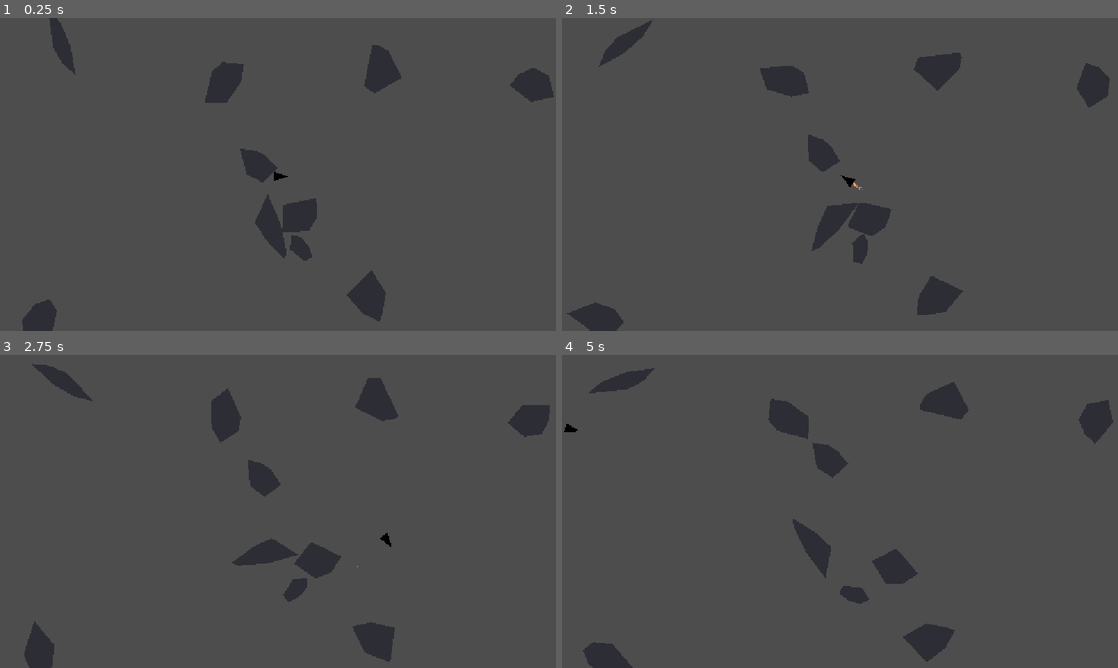
Above: before the commit, frames 1-4 (two rows, left to right).
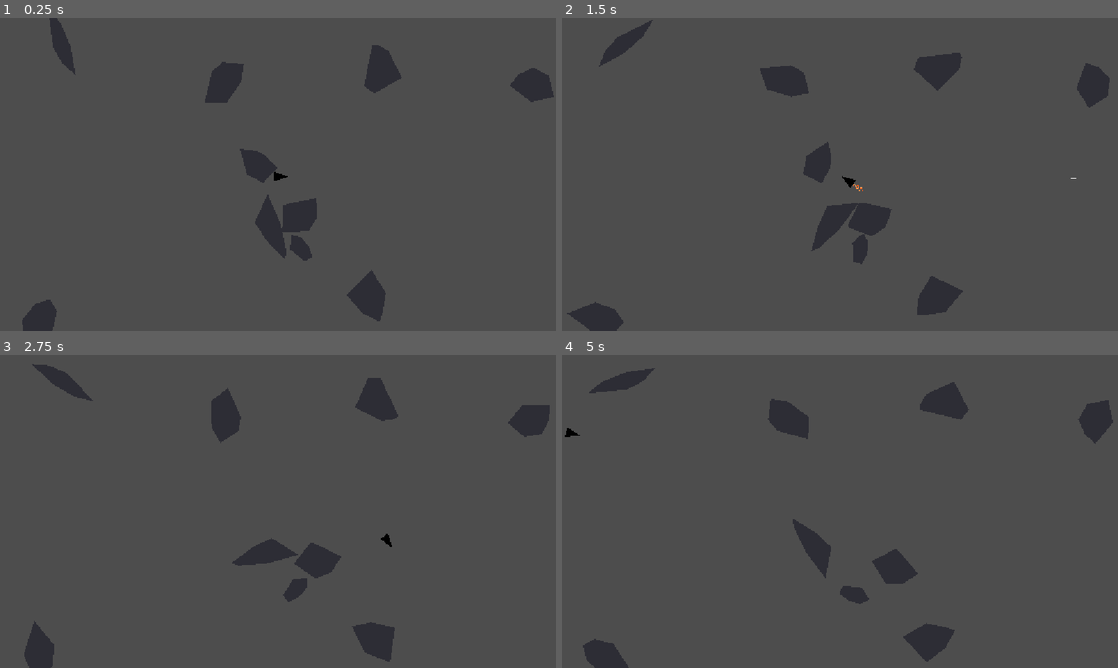
Above: after the commit, the same moments.

Repository: ProudFridge/Asteroids
Game: Godot game, scene res://scenes/game/game.tscn
Same seed, same stepped clock (60 frames per second), same inputs: the game is played once before the commit and once after it.
Inputs (mouse positions are in pixels of both pictures, inside the frame that each line leads up to):
- Up to frame 1 (0.25 s): no input
- Up to frame 2 (1.5 s): tap Enter at 0.5 s; move the mouse to (962, 158) at 0.52 s; hold D (turn_right) 0.53-1.28 s; hold Space (shoot, bound only after the commit) 0.53-1.28 s; click (962, 158) at 0.67 s; move the mouse to (728, 190) at 1.27 s; hold S (backwards) from 1.28 s (still down); tap Space (shoot, bound only after the commit) at 1.35 s
- Up to frame 3 (2.75 s): move the mouse to (333, 442) at 2.02 s; release S (backwards) at 2.03 s; hold D (turn_right) from 2.03 s (still down); hold Space (shoot, bound only after the commit) from 2.03 s (still down); tap Alt at 2.1 s
- Up to frame 4 (5 s): move the mouse to (812, 574) at 2.77 s; release D (turn_right) at 2.78 s; release Space (shoot, bound only after the commit) at 2.78 s; hold W (forwards) 2.78-3.53 s; tap Shift at 2.85 s; click (812, 574) at 2.92 s; tap Space (shoot, bound only after the commit) at 3.05, 4.35 s; move the mouse to (1006, 558) at 3.52 s; hold Space (shoot, bound only after the commit) 3.53-4.28 s; hold A (turn_left) from 3.53 s (still down); move the mouse to (673, 464) at 4.27 s

The runs differ from the first frame. In frame 1, less than 0.1% of the frame differs, in the area x 43-52%, y 41-53%; in frame 2, 0.4%; in frame 3, 0.4%; in frame 4, 0.6%, in the area x 0-52%, y 22-100%.

Commit message:
Add the ability to shoot and destroy asteroids

Diff:
--- a/player.gd
+++ b/player.gd
@@ -1,5 +1,5 @@
 extends CharacterBody2D
-
+class_name Player
 
 const accel: float = 5.0
 var maxSpeed: float = INF
--- a/project.godot
+++ b/project.godot
@@ -61,6 +61,16 @@
 "events": [Object(InputEventKey,"resource_local_to_scene":false,"resource_name":"","device":-1,"window_id":0,"alt_press …(195 unchanged characters)…
 ]
 }
+pause={
+"deadzone": 0.2,
+"events": [Object(InputEventKey,"resource_local_to_scene":false,"resource_name":"","device":-1,"window_id":0,"alt_pressed":false,"shift_pressed":false,"ctrl_pressed":false,"meta_pressed":false,"pressed":false,"keycode":0,"physical_keycode":49,"key_label":0,"unicode":49,"location":0,"echo":false,"script":null)
+]
+}
+shoot={
+"deadzone": 0.2,
+"events": [Object(InputEventKey,"resource_local_to_scene":false,"resource_name":"","device":-1,"window_id":0,"alt_pressed":false,"shift_pressed":false,"ctrl_pressed":false,"meta_pressed":false,"pressed":false,"keycode":0,"physical_keycode":32,"key_label":0,"unicode":32,"location":0,"echo":false,"script":null)
+]
+}
 
 [physics]
 
--- a/scenes/asteroid/asteroid.gd
+++ b/scenes/asteroid/asteroid.gd
@@ -2,6 +2,7 @@
 class_name Asteroid
 
 const SPEED: float = 300.0
+var health: float = 100
 @export var rotationSpeed: float = 1
 
 @onready var collision_polygon: CollisionPolygon2D = $CollisionPolygon
@@ -24,6 +25,12 @@
 	# TODO: come back, polygon is supposed to fit inside the bounding box
 	#draw_rect(Rect2(Vector2.ZERO, boundingBox), Color.BLACK, false, 5)
 	pass
+
+# TODO: maybe replace with a component and create a die() function
+func take_damage(damage: float) -> void:
+	health = health - damage
+	if health <= 0:
+		queue_free()
 
 ## Generates a convex polygon with n vertices
 ## taken from https://web.archive.org/web/20260416133431/https://cglab.ca/~sander/misc/ConvexGeneration/convex.html
--- a/scenes/asteroid/asteroid.tscn
+++ b/scenes/asteroid/asteroid.tscn
@@ -5,6 +5,7 @@
 [node name="Asteroid" type="RigidBody2D" unique_id=2077462969]
 rotation = 1.655021
 scale = Vector2(0.99985087, 0.99985087)
+collision_layer = 3
 gravity_scale = 0.0
 angular_damp_mode = 1
 script = ExtResource("1_phgi8")
--- /dev/null
+++ b/scenes/bullet/bullet.gd
@@ -0,0 +1,20 @@
+extends CharacterBody2D
+class_name Bullet
+
+var damage: float = 50
+var speed: float = 500
+
+func _ready() -> void:
+	velocity = speed * Vector2.from_angle(rotation)
+
+func _physics_process(delta: float) -> void:
+	var collision: KinematicCollision2D = move_and_collide(velocity * delta)
+
+	if collision:
+		var body: Node = collision.get_collider()
+		if body is Asteroid:
+			body.take_damage(damage)
+			disappear()
+
+func disappear() -> void:
+	queue_free()
--- /dev/null
+++ b/scenes/bullet/bullet.tscn
@@ -0,0 +1,18 @@
+[gd_scene format=3 uid="uid://c4bego3ny732p"]
+
+[ext_resource type="Script" uid="uid://d20fvly6qkabk" path="res://scenes/bullet/bullet.gd" id="1_7c8un"]
+
+[sub_resource type="RectangleShape2D" id="RectangleShape2D_2m7xh"]
+size = Vector2(10, 2.5)
+
+[sub_resource type="QuadMesh" id="QuadMesh_2m7xh"]
+
+[node name="Bullet" type="CharacterBody2D" unique_id=1057548200]
+script = ExtResource("1_7c8un")
+
+[node name="CollisionShape2D" type="CollisionShape2D" parent="." unique_id=650148437]
+shape = SubResource("RectangleShape2D_2m7xh")
+
+[node name="MeshInstance2D" type="MeshInstance2D" parent="." unique_id=1325296715]
+scale = Vector2(10, 2.5)
+mesh = SubResource("QuadMesh_2m7xh")
--- a/scenes/game/camera_2d.gd
+++ b/scenes/game/camera_2d.gd
@@ -1,5 +1,4 @@
 extends Camera2D
-
 
 # Called when the node enters the scene tree for the first time.
 func _ready() -> void:
--- a/scenes/game/game.gd
+++ b/scenes/game/game.gd
@@ -11,8 +11,3 @@
 		asteroid.position.y = randf_range(0, get_viewport().get_visible_rect().size.y)
 
 		add_child(asteroid)
-
-
-# Called every frame. 'delta' is the elapsed time since the previous frame.
-func _process(delta: float) -> void:
-	pass
--- a/scenes/player/player.tscn
+++ b/scenes/player/player.tscn
@@ -1,6 +1,7 @@
 [gd_scene format=3 uid="uid://s0kngucv0cnl"]
 
 [ext_resource type="Script" uid="uid://c22t4omm5wesk" path="res://player.gd" id="1_8afob"]
+[ext_resource type="Script" uid="uid://bvpns05ap0kn7" path="res://scenes/shoot_component/shoot_component.gd" id="2_dovo2"]
 
 [sub_resource type="ParticleProcessMaterial" id="ParticleProcessMaterial_2m7xh"]
 particle_flag_disable_z = true
@@ -20,11 +21,13 @@
 
 [node name="Player" type="CharacterBody2D" unique_id=2088811554]
 z_index = 1
+collision_layer = 2
+collision_mask = 2
 script = ExtResource("1_8afob")
 playerSize = Vector2(20, 30)
 
 [node name="CollisionPolygon2D" type="CollisionPolygon2D" parent="." unique_id=945804275]
-polygon = PackedVector2Array(11, 0, -11, 0, 0, -40)
+polygon = PackedVector2Array(0, 0, 0, 0.6, 0, 1)
 
 [node name="GPUParticles2D" type="GPUParticles2D" parent="." unique_id=242029630]
 visible = false
@@ -46,3 +49,8 @@
 scale_amount_max = 3.0
 scale_amount_curve = SubResource("Curve_8afob")
 color_initial_ramp = SubResource("Gradient_lvxji")
+
+[node name="ShootComponent" type="Node2D" parent="." unique_id=596334675 node_paths=PackedStringArray("shooter")]
+script = ExtResource("2_dovo2")
+shooter = NodePath("..")
+metadata/_custom_type_script = "uid://bvpns05ap0kn7"
--- /dev/null
+++ b/scenes/shoot_component/shoot_component.gd
@@ -0,0 +1,15 @@
+extends Node2D
+class_name ShootComponent
+
+var bullet: Resource = preload("res://scenes/bullet/bullet.tscn")
+@export var shooter: Player
+
+func shoot() -> void:
+	var bulletInstance: Bullet = bullet.instantiate()
+	bulletInstance.rotation = shooter.rotation
+	bulletInstance.position = shooter.position
+	get_tree().root.add_child(bulletInstance)
+
+func _input(event: InputEvent) -> void:
+	if event.is_action_pressed("shoot"):
+		shoot()
--- /dev/null
+++ b/scenes/shoot_component/shoot_component.tscn
@@ -0,0 +1,6 @@
+[gd_scene format=3 uid="uid://kqd6jamelr3f"]
+
+[ext_resource type="Script" uid="uid://bvpns05ap0kn7" path="res://scenes/shoot_component/shoot_component.gd" id="1_cmnxb"]
+
+[node name="ShootComponent" type="Node2D" unique_id=1246612854]
+script = ExtResource("1_cmnxb")
Not shown, added: scenes/bullet/bullet.gd.uid
Not shown, added: scenes/shoot_component/shoot_component.gd.uid
